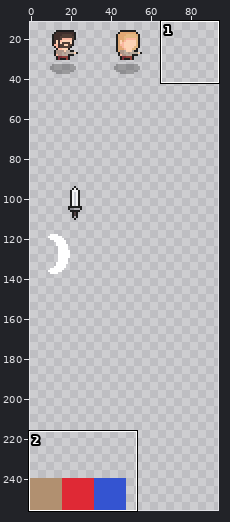
Two versions of one sprite sheet, public/textures/atlas.png. Above: a wide view before the commit, with the close-up outlined.
Close-up. Before the edit:
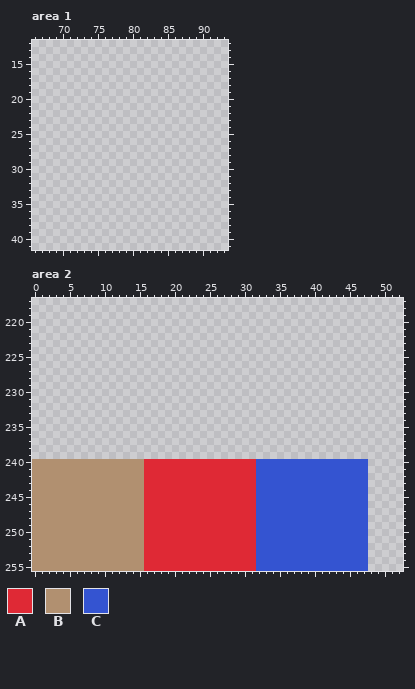
The file is 256x256 pixels. Colours within 5 levels of each other are drawn and written as one. Shown: area 1: x 66..93, y 12..41; area 2: x 0..52, y 217..255. The wide view leaves out empty margins. The commit also changed other parts of the picture, which this record leaves out.
Palette (. is transparent): A #df2935  B #b19070  C #3454d1
Once edited:
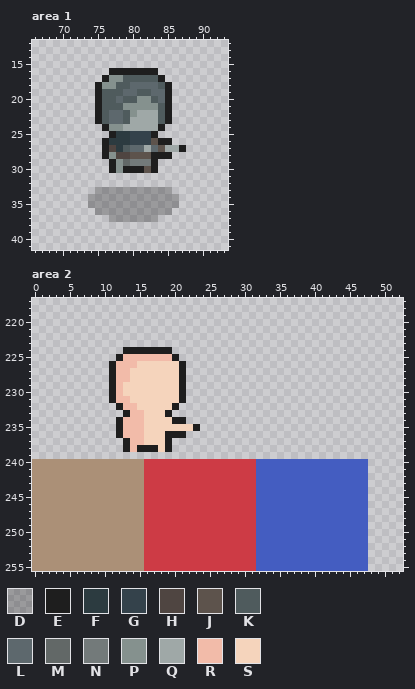
Colours new in this view: D #00000040  E #1e1e1e  F #2c3b40  G #34424b  H #4f4541  J #5d534c  K #4f5b5d  L #5d686d  M #626867  N #737a7a  P #85918e  Q #9fa8a7  R #f2bba9  S #f5d4bc
Diff:
colour A: #df2935 -> #cd3b45
colour B: #b19070 -> #ab9077
colour C: #3454d1 -> #445dc1
Area 1:
y 16: x 77..83 ....... -> EEEEEEE
y 17: x 76..84 ......... -> EPPKKKKKE
y 18: x 75..85 ........... -> EPPKKLLLLKE
y 19: x 75..85 ........... -> EKKKLLKKLLE
y 20: x 75..85 ........... -> EKKLKKPPKLE
y 21: x 75..85 ........... -> EKKKPPPPPKE
y 22: x 75..85 ........... -> EKLLKPQQQKE
y 23: x 75..85 ........... -> EKLLKQQQQKE
y 24: x 76..84 ......... -> EPPQQQQQE
y 25: x 77..83 ....... -> EFFGGGE
y 26: x 76..85 .......... -> EFFFGGGJEE
y 27: x 76..87 ............ -> EHFKLLQLJQQE
y 28: x 76..85 .......... -> EPHHJJJEEE
y 29: x 77..83 ....... -> EPMNNNE
y 30: x 77..83 ....... -> EPEEEJE
y 33: x 75..85 ........... -> DDDDDDDDDDD
y 34..35: x 74..86 ............. -> DDDDDDDDDDDDD
y 36: x 75..85 ........... -> DDDDDDDDDDD
y 37: x 77..83 ....... -> DDDDDDD
Area 2:
y 224: x 13..19 ....... -> EEEEEEE
y 225: x 12..20 ......... -> ERRRRRRRE
y 226: x 11..21 ........... -> ERRRSSSSSSE
y 227..228: x 11..21 ........... -> ERRSSSSSSSE
y 229..230: x 11..21 ........... -> ERSSSSSSSSE
y 231: x 11..21 ........... -> ERRSSSSSSSE
y 232: x 12..20 ......... -> ERRSSSSSE
y 233: x 13..19 ....... -> ERRSSSE
y 234: x 12..21 .......... -> ERRRSSSSEE
y 235: x 12..23 ............ -> ERRRSSSSSSSE
y 236: x 12..21 .......... -> ERRRSSSEEE
y 237: x 13..19 ....... -> ERRSSSE
y 238: x 13..19 ....... -> EREEESE
